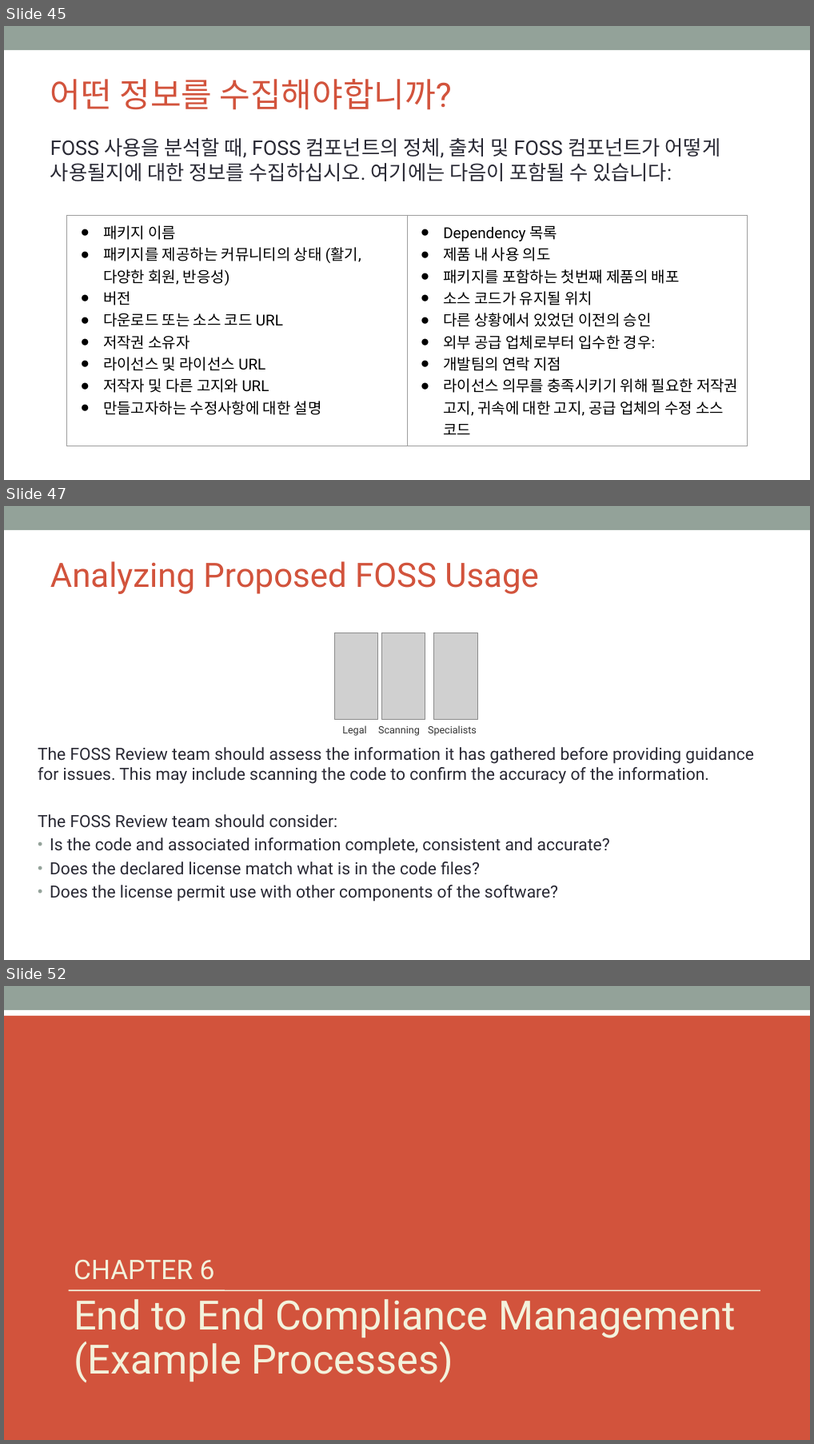
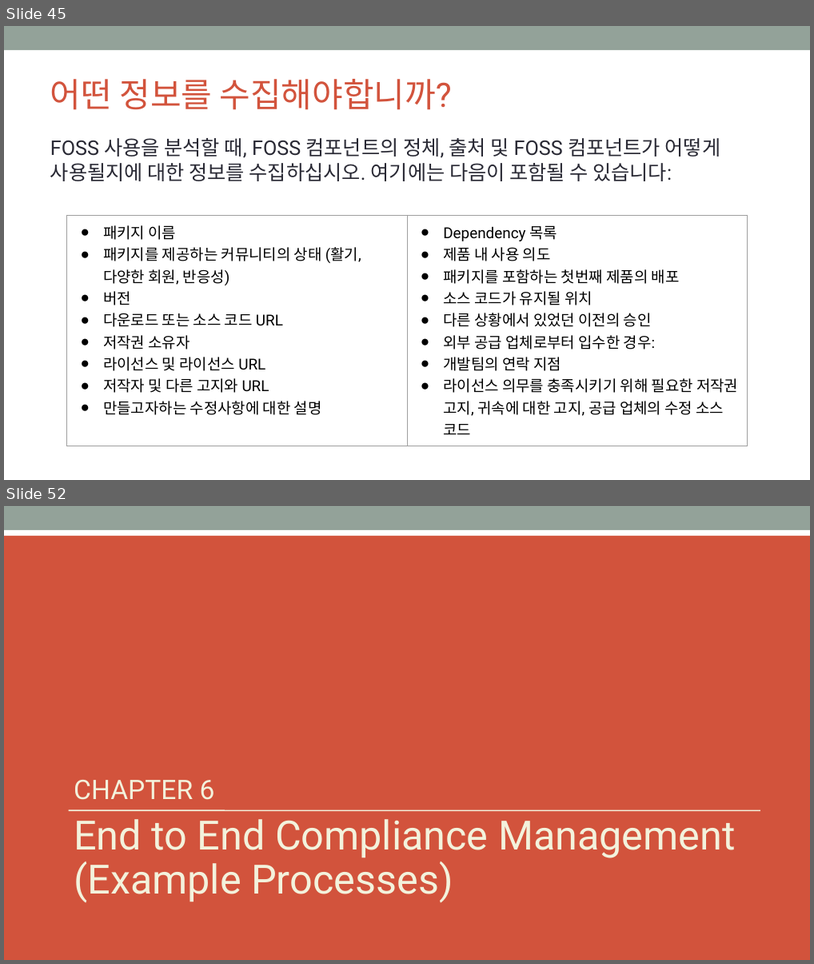
Before and after one commit to OpenChain-KWG/Curriculum-Translation-KR, a slide deck: target/slides/openchain-curriculum-for-1-1.pptx. Shown one above the other, each under a label of ours: slides 45, 47 and 52 before the commit, slides 45 and 52 after it; the slides between them are not shown. The pictures are 814x1444 and 814x964 pixels, drawn with LibreOffice and Linux fonts; fonts in the diff are those of the drawing; grey boxes stand for pictures; background and template pictures are left out. Boxes give left, top, right and bottom in pixels: in the first picture for what was removed or moved away, otherwise in the second. Text is boxed around its words. In the diff, an @@ line names an element or a change of style, - is before the commit and + after.

```diff
--- a/target/slides/openchain-curriculum-for-1-1.pptx
+++ b/target/slides/openchain-curriculum-for-1-1.pptx
@@ slide 47 removed at [4,506,810,960], background #FFFFFF; not listed: 1 template element that a slide beside it also shows @@
@@ title removed at [50,561,539,594] @@
-Analyzing Proposed FOSS Usage
@@ picture removed at [335,633,378,719] @@
@@ picture removed at [382,633,425,719] @@
@@ picture removed at [434,633,478,719] @@
@@ text removed at [342,725,366,736] @@
-Legal
@@ text removed at [378,726,420,736] @@
-Scanning
@@ text removed at [428,725,477,736] @@
-Specialists
@@ text removed at [38,747,754,901] @@
-The FOSS Review team should assess the information it has gathered before providing guidance for issues. This may include scanning the code to confirm the accuracy of the information.
-The FOSS Review team should consider:
-• Is the code and associated information complete, consistent and accurate?
-• Does the declared license match what is in the code files?
-• Does the license permit use with other components of the software?
```
Also in this commit, not shown: 8 slides changed, 3 slides added, 2 other slides removed, 10 other files.
